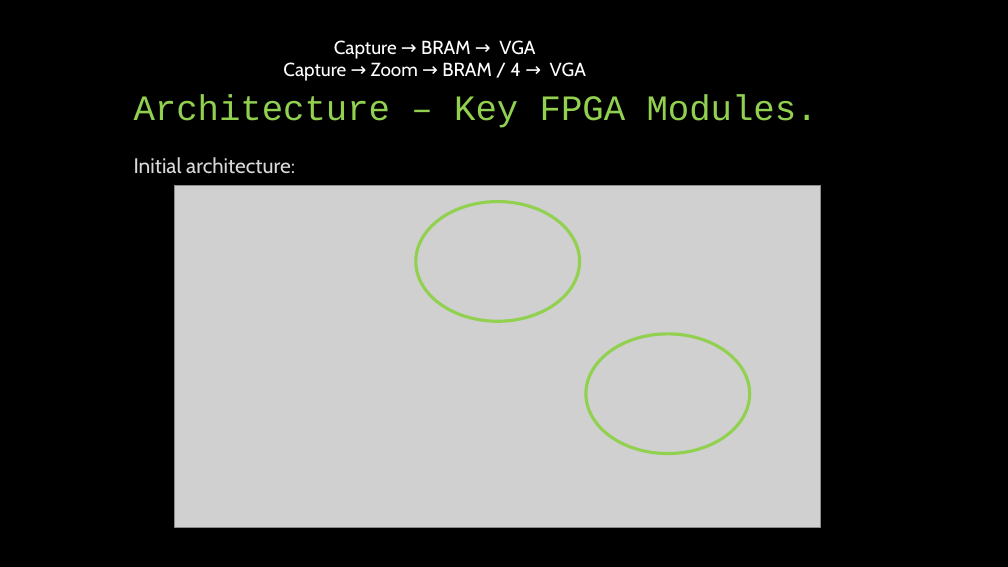
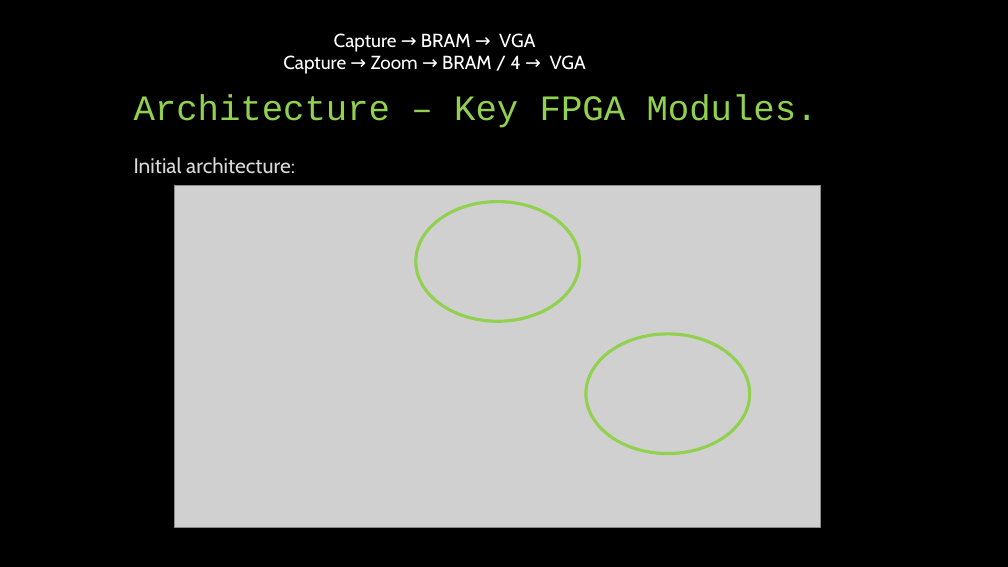
Before and after one commit to idowein/FPGA-image-interpolator, a slide deck: slide 5 of datasheets/Digital Zoom presentation.pptx (slide 4 before the commit). Drawn at 1008x567 pixels with LibreOffice and Linux fonts; fonts in the diff are those of the drawing; grey boxes stand for pictures. Boxes give left, top, right and bottom in pixels: in the first picture for what was removed or moved away, otherwise in the second. Text is boxed around its words. In the diff, an @@ line names an element or a change of style, - is before the commit and + after.

```diff
--- a/datasheets/Digital Zoom presentation.pptx
+++ b/datasheets/Digital Zoom presentation.pptx
@@ text "Capture → BRAM → VGA": place and size @@
-text "Capture → BRAM → VGA" at [283,40,586,81]
+text "Capture → BRAM → VGA" at [283,33,586,74]
```
Also in this commit, not shown: 5 other slides changed, 6 slides added, 3 slides removed, 5 other files.
